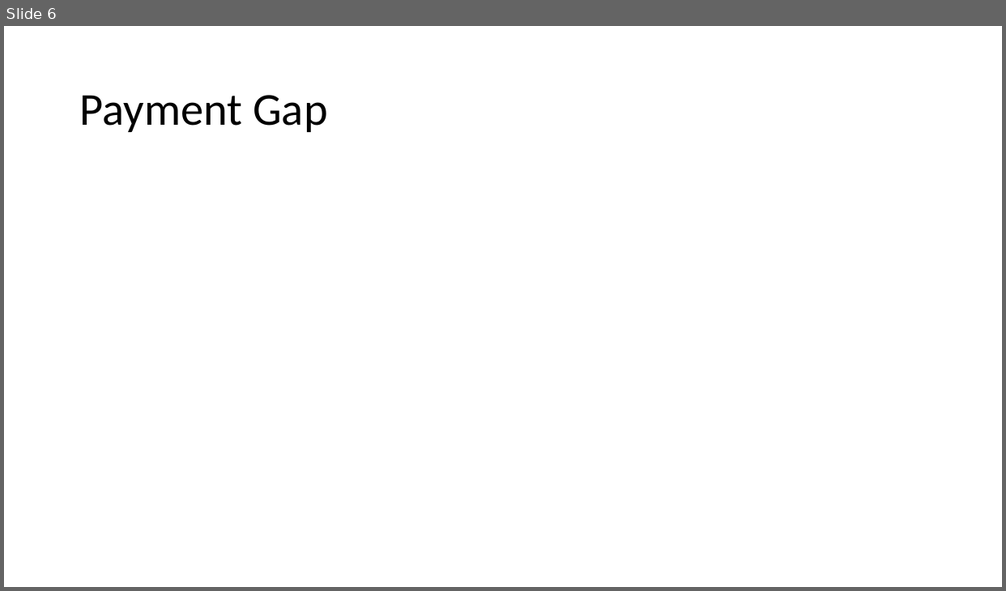
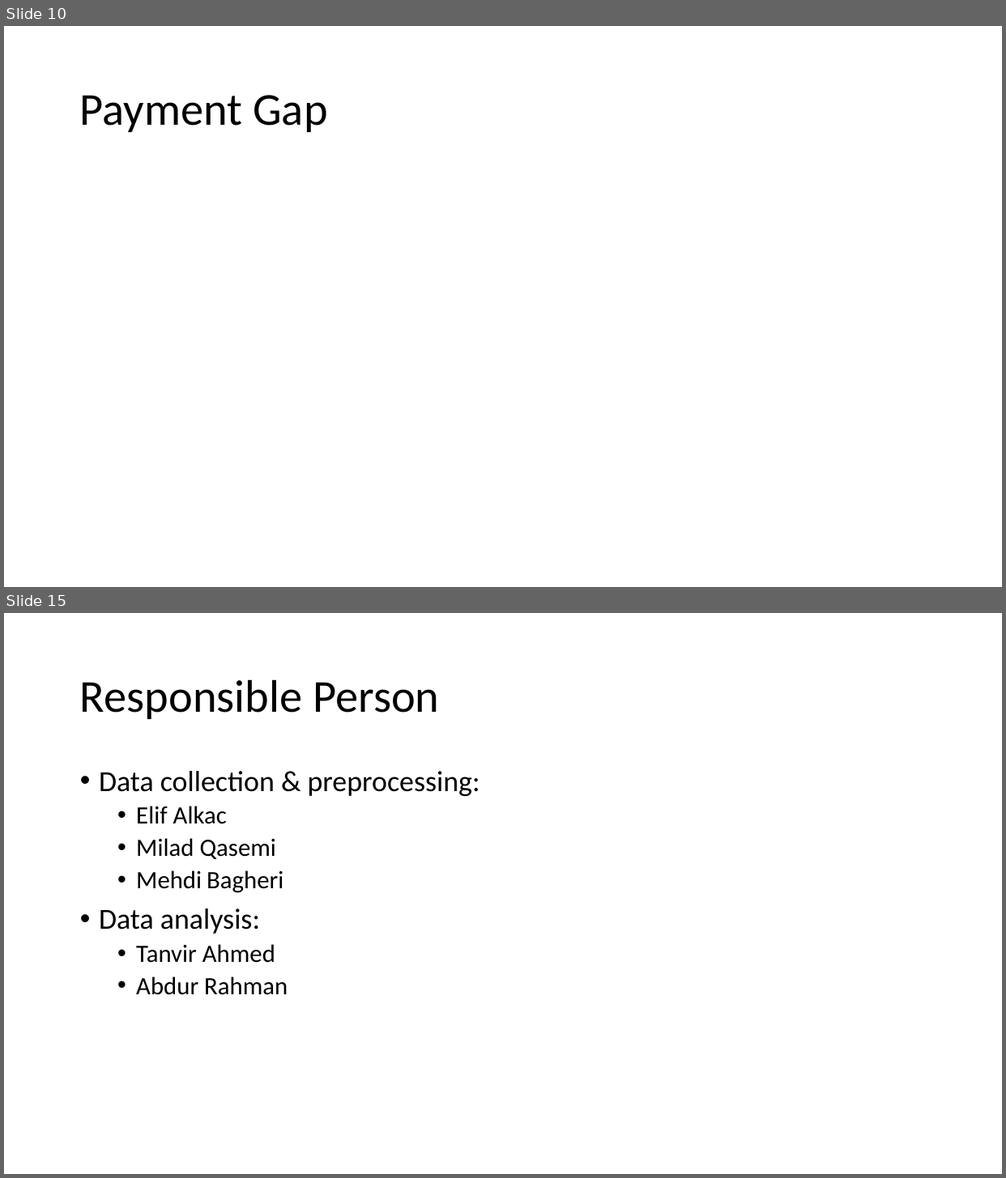
Before and after one commit to polando/GenderGap, a slide deck: Presentation/Final_presentation.pptx. Shown one above the other, each under a label of ours: slide 6 before the commit, slides 10 and 15 after it; the slides between them are not shown. The pictures are 1006x591 and 1006x1178 pixels, drawn with LibreOffice and Linux fonts; fonts in the diff are those of the drawing; grey boxes stand for pictures. Boxes give left, top, right and bottom in pixels: in the first picture for what was removed or moved away, otherwise in the second. Text is boxed around its words. In the diff, an @@ line names an element or a change of style, - is before the commit and + after.

```diff
--- a/Presentation/Final_presentation.pptx
+++ b/Presentation/Final_presentation.pptx
@@ slide 15 added at [4, 613, 1002, 1174], background #FFFFFF @@
@@ title added at [80, 679, 439, 719], 44 pt, text #000000 @@
+Responsible Person
@@ text added at [99, 771, 480, 995], 24 pt, text #000000 @@
+• Data collection & preprocessing:
+  • Elif Alkac
+  • Milad Qasemi
+  • Mehdi Bagheri
+• Data analysis:
+  • Tanvir Ahmed
+  • Abdur Rahman
@@ what was slide 6 is now slide 10 @@
```
Also in this commit, not shown: 3 slides changed, 9 other slides added, 2 slides removed.
